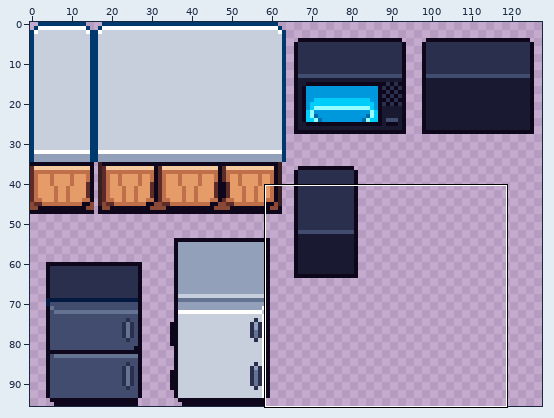
Pixel-art file, stored at Assets/Objects/Kitchen/KitchenCounters.ase. The picture above shows the old version from afar; the outline marks the close-up.
Close-up. As it was:
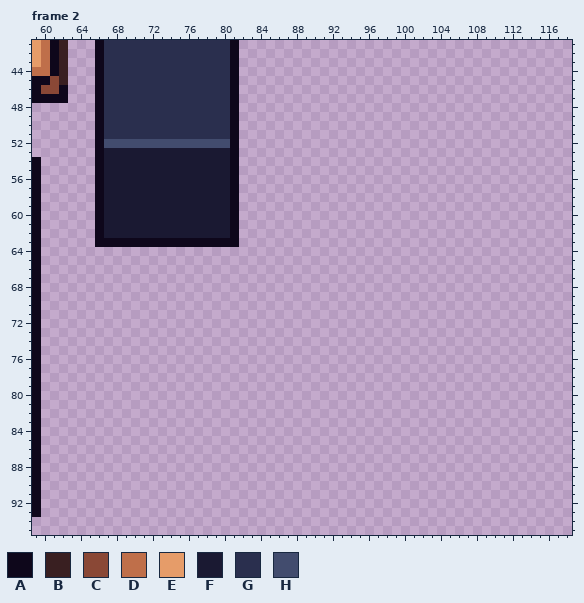
128x96 pixels, 3 frames. Shown: frame 2: x 59..118, y 41..95.
Palette (. is transparent): A #0e071b  B #391f21  C #8a4836  D #bf6f4a  E #e69c69  F #1a1932  G #2a2f4e  H #424c6e
Pixels before, frame 2 (only the part around the change), first column x 59:
41 EDAB...AGGGGGGGGGGGGGGA...................................
42 EDAB...AGGGGGGGGGGGGGGA...................................
43 EDAB...AGGGGGGGGGGGGGGA...................................
44 DDAB...AGGGGGGGGGGGGGGA...................................
45 AACB...AGGGGGGGGGGGGGGA...................................
46 ACCA...AGGGGGGGGGGGGGGA...................................
47 AAAA...AGGGGGGGGGGGGGGA...................................
48 .......AGGGGGGGGGGGGGGA...................................
49 .......AGGGGGGGGGGGGGGA...................................
50 .......AGGGGGGGGGGGGGGA...................................
51 .......AGGGGGGGGGGGGGGA...................................
52 .......AHHHHHHHHHHHHHHA...................................
53 .......AFFFFFFFFFFFFFFA...................................
54 A......AFFFFFFFFFFFFFFA...................................
55 A......AFFFFFFFFFFFFFFA...................................
56 A......AFFFFFFFFFFFFFFA...................................
57 A......AFFFFFFFFFFFFFFA...................................
58 A......AFFFFFFFFFFFFFFA...................................
59 A......AFFFFFFFFFFFFFFA...................................
60 A......AFFFFFFFFFFFFFFA...................................
61 A......AFFFFFFFFFFFFFFA...................................
62 A......AFFFFFFFFFFFFFFA...................................
63 A......AAAAAAAAAAAAAAAA...................................
64 A.........................................................
65 A.........................................................
66 A.........................................................
67 A.........................................................
68 A.........................................................
69 A.........................................................
70 A.........................................................
71 A.........................................................
72 A.........................................................
73 A.........................................................
74 A.........................................................
75 A.........................................................
76 A.........................................................
77 A.........................................................
78 A.........................................................
79 A.........................................................
80 A.........................................................
81 A.........................................................
82 A.........................................................
83 A.........................................................
84 A.........................................................
85 A.........................................................
86 A.........................................................
87 A.........................................................
88 A.........................................................
89 A.........................................................
90 A.........................................................
91 A.........................................................
92 A.........................................................
93 A.........................................................
94 ..........................................................
95 ..........................................................
New version:
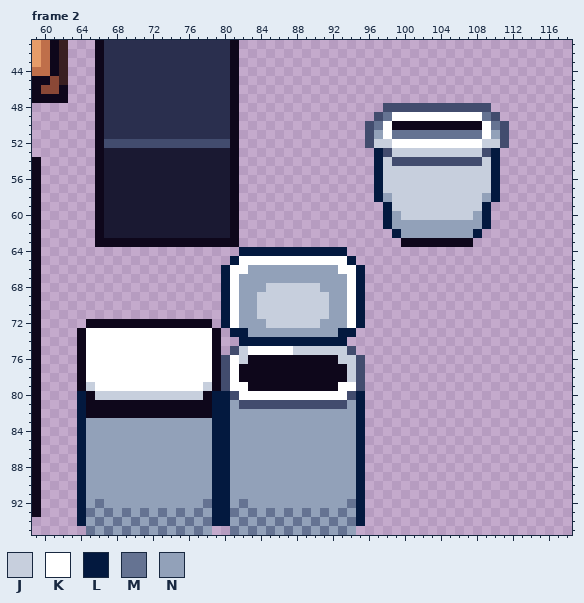
Colours new in this view: J #c7cfdd  K #ffffff  L #03193f  M #657392  N #92a1b9
What changed:
Frame 2:
Colour A now appears in row 50 at x 99 to 108; in row 63 at x 100 to 107; in row 72 at x 65 to 78; in rows 73 to 75 at x 64 and 79; in row 76 at x 64, 79 and 83 to 92; in rows 77 to 78 at x 64, 79 and 82 to 93.
Colour A now appears in row 79 at x 64, 79 and 83 to 92; in row 80 at x 65 and 78; in rows 81 to 82 at x 65 to 78.
Colour H now appears in row 48 at x 98 to 109; in row 49 at x 97 and 110; in rows 50 to 52 at x 96 and 111; in row 53 at x 98 and 109; in row 54 at x 99 to 108; in row 75 at x 81 and 94.
Colour H now appears in rows 76 to 79 at x 80 and 95; in row 80 at x 81 and 94; in row 81 at x 82 to 93.
Colour J now appears in row 52 at x 97 to 98 and 109 to 110; in row 53 at x 99 to 108; in row 54 at x 98 and 109; in rows 55 to 57 at x 98 to 109; in rows 58 to 59 at x 99 to 108; in row 60 at x 100 to 107.
Colour J now appears in row 68 at x 85 to 90; in rows 69 to 71 at x 84 to 91; in row 72 at x 85 to 90; in row 75 at x 82 and 88 to 93; in row 76 at x 82 and 93 to 94; in rows 77 to 78 at x 94.
Colour J now appears in row 79 at x 65 and 78; in row 80 at x 66 to 77.
Colour K now appears in row 49 at x 99 to 108; in rows 50 to 51 at x 98 and 109; in row 52 at x 99 to 108; in row 65 at x 82 to 93; in row 66 at x 81 to 82 and 93 to 94; in rows 67 to 72 at x 81 and 94.
Colour K now appears in rows 73 to 74 at x 65 to 78; in row 75 at x 65 to 78 and 83 to 87; in rows 76 to 78 at x 65 to 78 and 81; in row 79 at x 66 to 77, 81 to 82 and 93 to 94; in row 80 at x 82 to 93.
Colour L now appears in rows 53 to 58 at x 97 and 110; in rows 59 to 61 at x 98 and 109; in row 62 at x 99 and 108; in row 64 at x 82 to 93; in row 65 at x 81 and 94; in rows 66 to 72 at x 80 and 95.
Colour L now appears in row 73 at x 81 to 82 and 93 to 94; in row 74 at x 82 to 93; in rows 80 to 94 at x 64, 79 to 80 and 95.
Colour M now appears in row 49 at x 98 and 109; in row 50 at x 97 and 110; in row 51 at x 99 to 108; in row 92 at x 66, 78, 82 and 94; in row 93 at x 65, 67, 69, 71, 73, 75, 77, 81, 83, 85, 87, 89, 91 and 93; in row 94 at x 66, 68, 70, 72, 74, 76, 78, 82, 84, 86, 88, 90, 92 and 94.
Colour M now appears in row 95 at x 65, 67, 69, 71, 73, 75, 77, 81, 83, 85, 87, 89, 91 and 93.
Colour N now appears in row 51 at x 97 and 110; in row 58 at x 98 and 109; in row 60 at x 99 and 108; in row 61 at x 99 to 108; in row 62 at x 100 to 107; in row 66 at x 83 to 92.
Colour N now appears in row 67 at x 82 to 93; in row 68 at x 82 to 84 and 91 to 93; in rows 69 to 71 at x 82 to 83 and 92 to 93; in row 72 at x 82 to 84 and 91 to 93; in row 73 at x 83 to 92; in row 81 at x 81 and 94.
Colour N now appears in row 82 at x 81 to 94; in rows 83 to 91 at x 65 to 78 and 81 to 94; in row 92 at x 65, 67 to 77, 81 and 83 to 93; in row 93 at x 66, 68, 70, 72, 74, 76, 78, 82, 84, 86, 88, 90, 92 and 94; in row 94 at x 65, 67, 69, 71, 73, 75, 77, 81, 83, 85, 87, 89, 91 and 93; in row 95 at x 66, 68, 70, 72, 74, 76, 78, 82, 84, 86, 88, 90, 92 and 94.
Pixel boxes of the changes (left, top, right, bottom) in both close-ups:
added: (77, 103, 509, 535)
